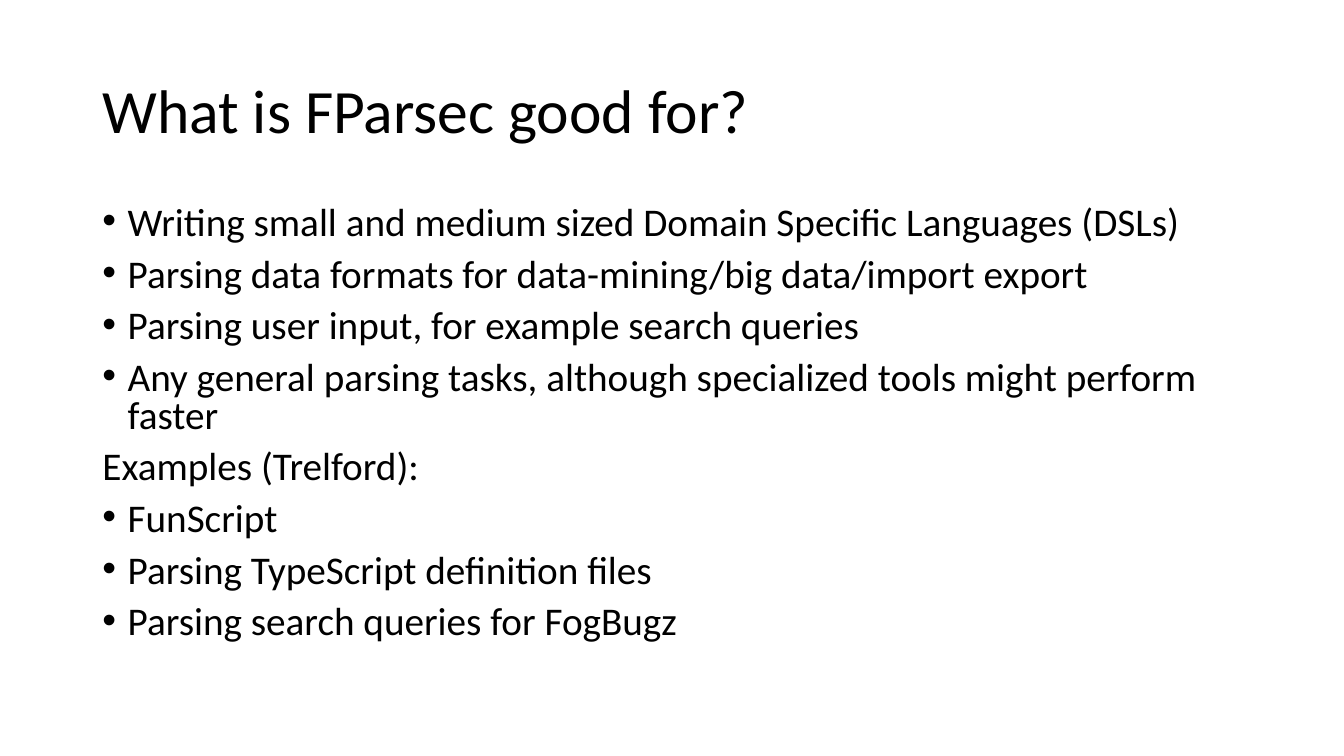
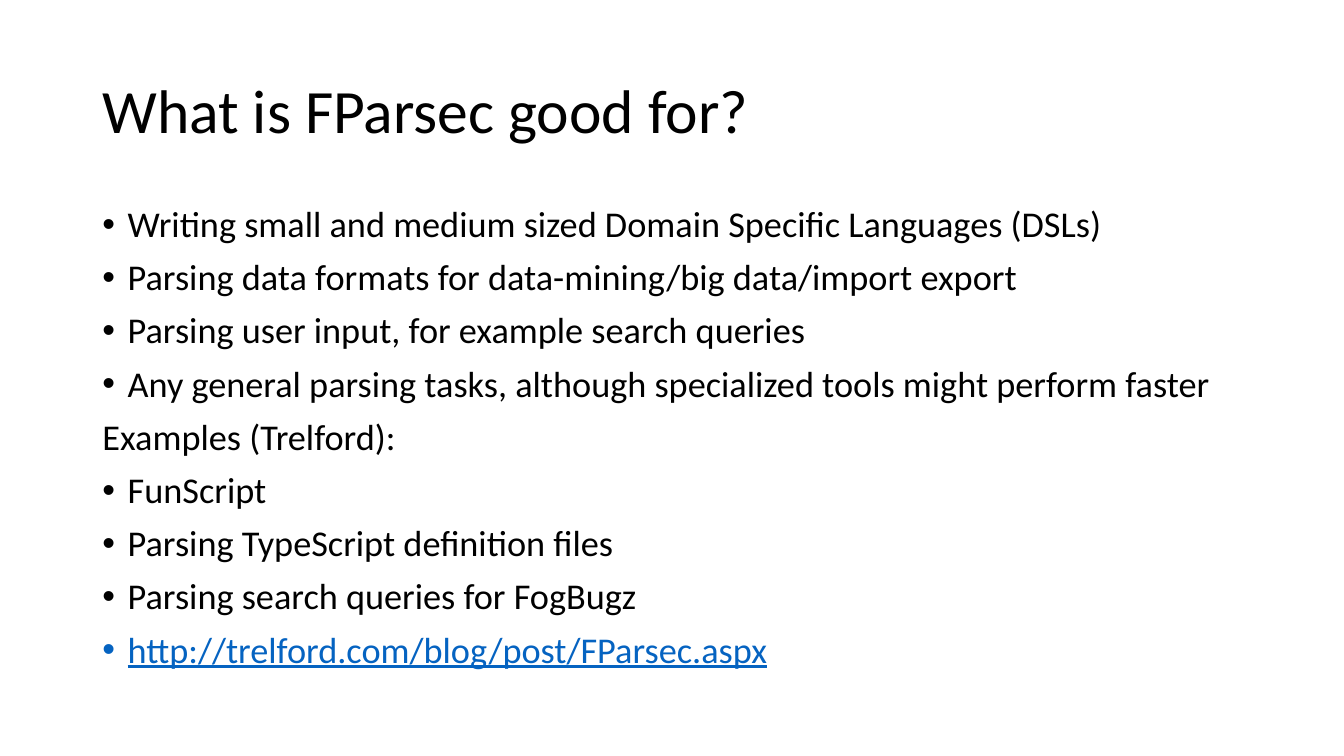
Before and after one commit to atiboros/PracticalFParsec, a slide deck: slide 10 of Slides/Practical FParsec V2.pptx (slide 11 before the commit). Drawn at 1344x756 pixels with LibreOffice and Linux fonts; fonts in the diff are those of the drawing. Boxes give left, top, right and bottom in pixels: in the first picture for what was removed or moved away, otherwise in the second. Text is boxed around its words. In the diff, an @@ line names an element or a change of style, - is before the commit and + after.

```diff
--- a/Slides/Practical FParsec V2.pptx
+++ b/Slides/Practical FParsec V2.pptx
@@ text at bbox=[102, 210, 1209, 616]: size 28 to 25.9 pt in "Writing small and medium sized Domain Specific ...", "Parsing data formats for data-mining/big data/import export", "Parsing user input, for example search queries", "Any general parsing tasks, although specialized tools ..." and 4 more places; line spacing 0.8 to 0.9 @@
@@ text at bbox=[128, 637, 767, 670]: paragraph added @@
+• http://trelford.com/blog/post/FParsec.aspx
```
Also in this commit, not shown: 8 other slides changed, 8 slides added, 5 slides removed, 1 other file.
